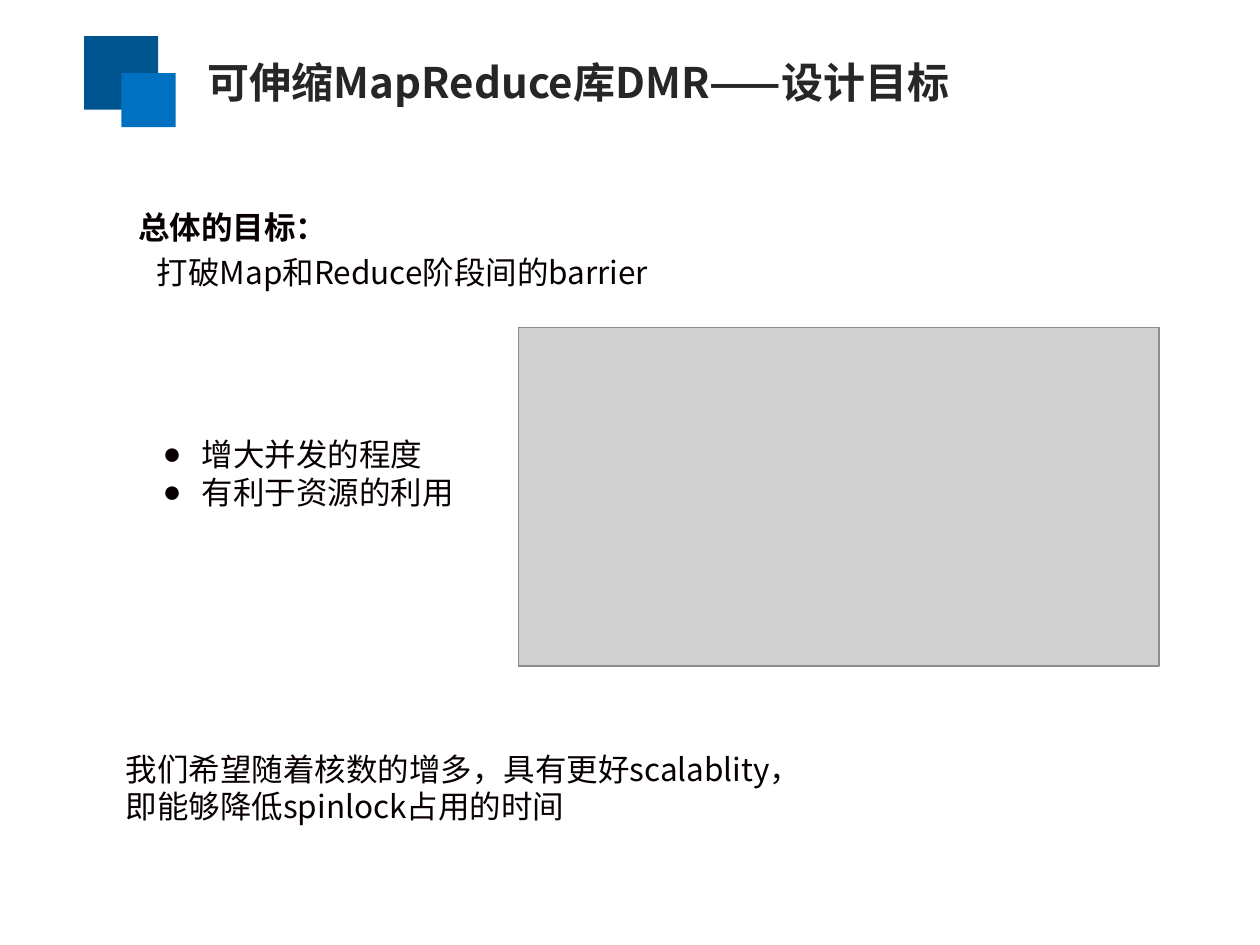
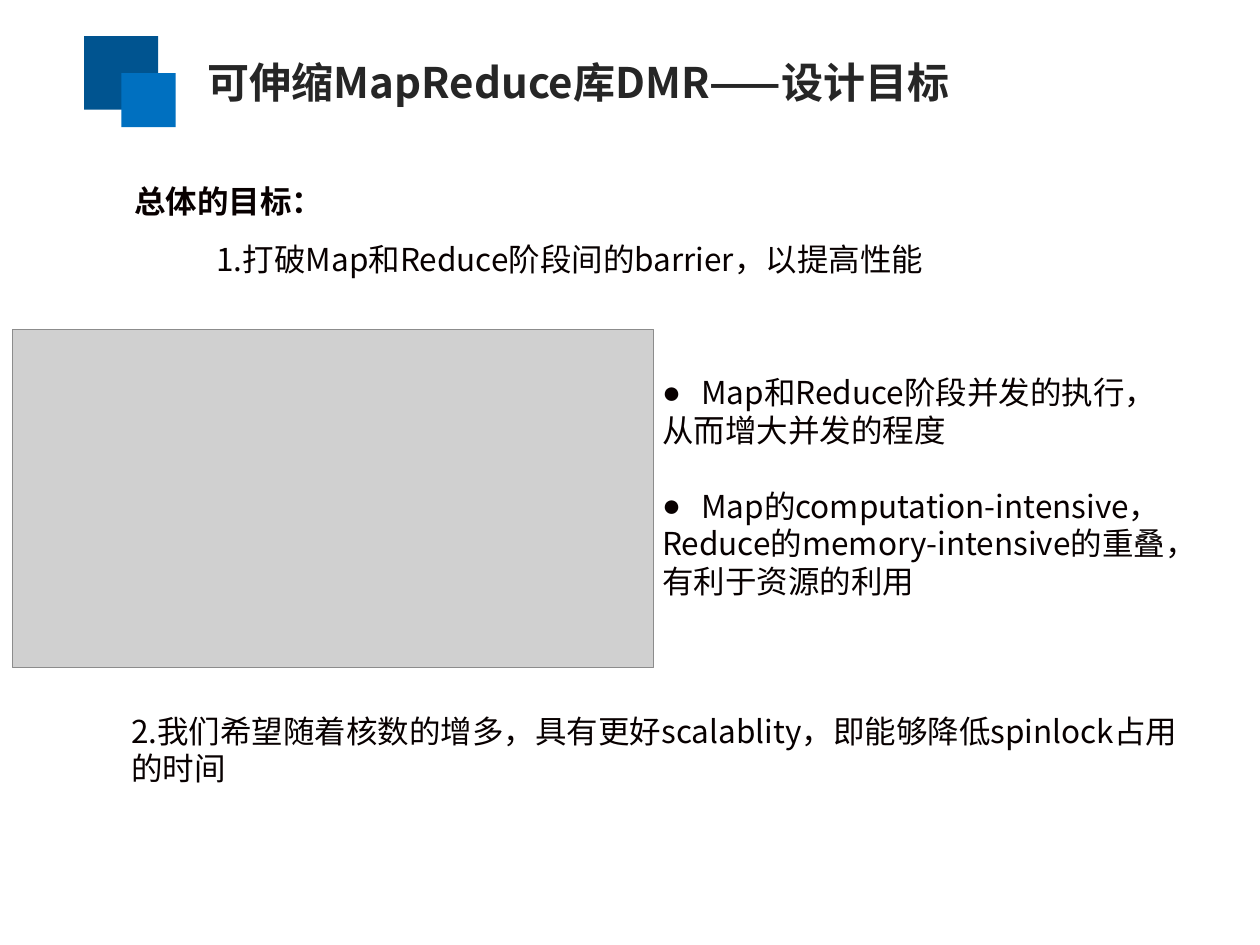
Before and after one commit to yufenyu/work, a slide deck: slide 7 of dmr_paper/paper/chinaSys-2016.ppt. Drawn at 1260x945 pixels with LibreOffice and Linux fonts; fonts in the diff are those of the drawing; grey boxes stand for pictures. Boxes give left, top, right and bottom in pixels: in the first picture for what was removed or moved away, otherwise in the second. Text is boxed around its words. In the diff, an @@ line names an element or a change of style, - is before the commit and + after.

```diff
--- a/dmr_paper/paper/chinaSys-2016.ppt
+++ b/dmr_paper/paper/chinaSys-2016.ppt
@@ text "总体的目标：": place and size @@
-text "总体的目标：" at bbox=[138, 212, 327, 242]
+text "总体的目标：" at bbox=[134, 186, 323, 216]
@@ text at bbox=[217, 244, 924, 279]: text changed @@
-打破Map和Reduce阶段间的barrier
+1.打破Map和Reduce阶段间的barrier，以提高性能
@@ picture: place and size @@
-picture at bbox=[518, 328, 1159, 667]
+picture at bbox=[13, 329, 654, 668]
@@ text "Map和Reduce阶段并发的执行，": place and size @@
-text "Map和Reduce阶段并发的执行，" at bbox=[202, 439, 454, 507]
+text "Map和Reduce阶段并发的执行，" at bbox=[662, 377, 1196, 596]
@@ text at bbox=[662, 377, 1196, 563]: text changed @@
-● 增大并发的程度
+● Map和Reduce阶段并发的执行，
+从而增大并发的程度
+● Map的computation-intensive，
+Reduce的memory-intensive的重叠，
@@ text at bbox=[662, 561, 914, 596]: bullet ● to none @@
@@ text at bbox=[131, 716, 1177, 751]: text changed @@
-我们希望随着核数的增多，具有更好scalablity，
-即能够降低spinlock占用的时间
+2.我们希望随着核数的增多，具有更好scalablity，即能够降低spinlock占用的时间
```
Also in this commit, not shown: 9 other slides changed, 4 slides added, 3 slides removed.
